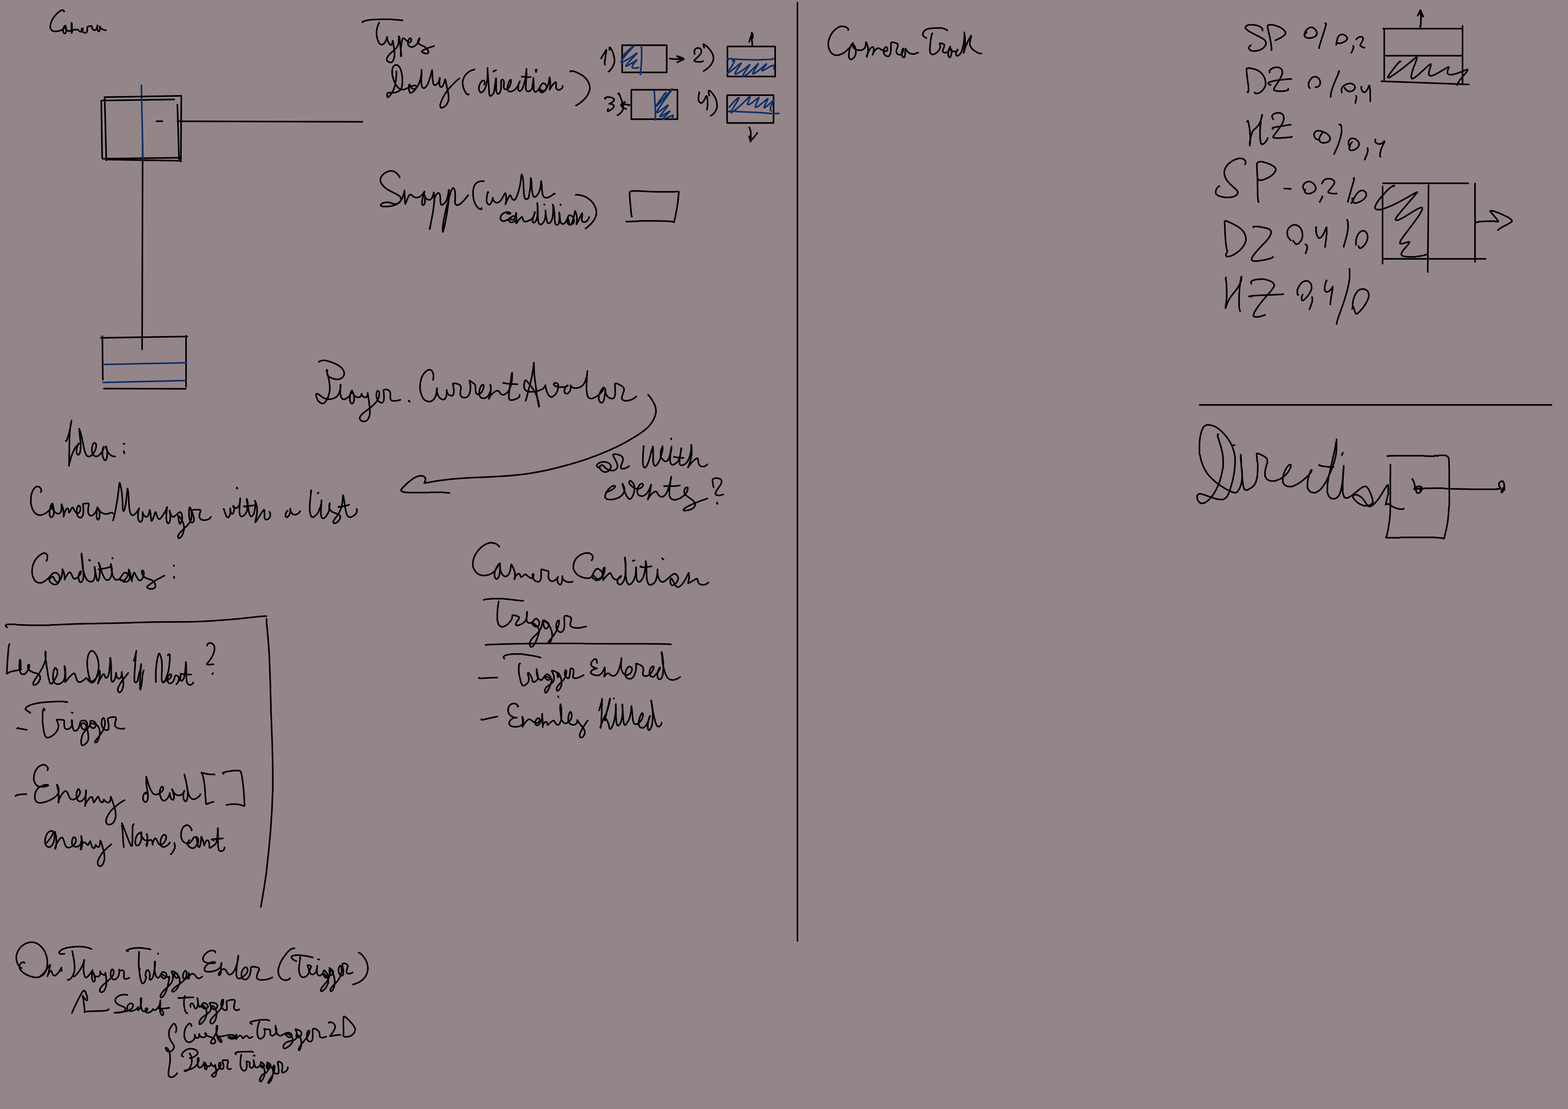
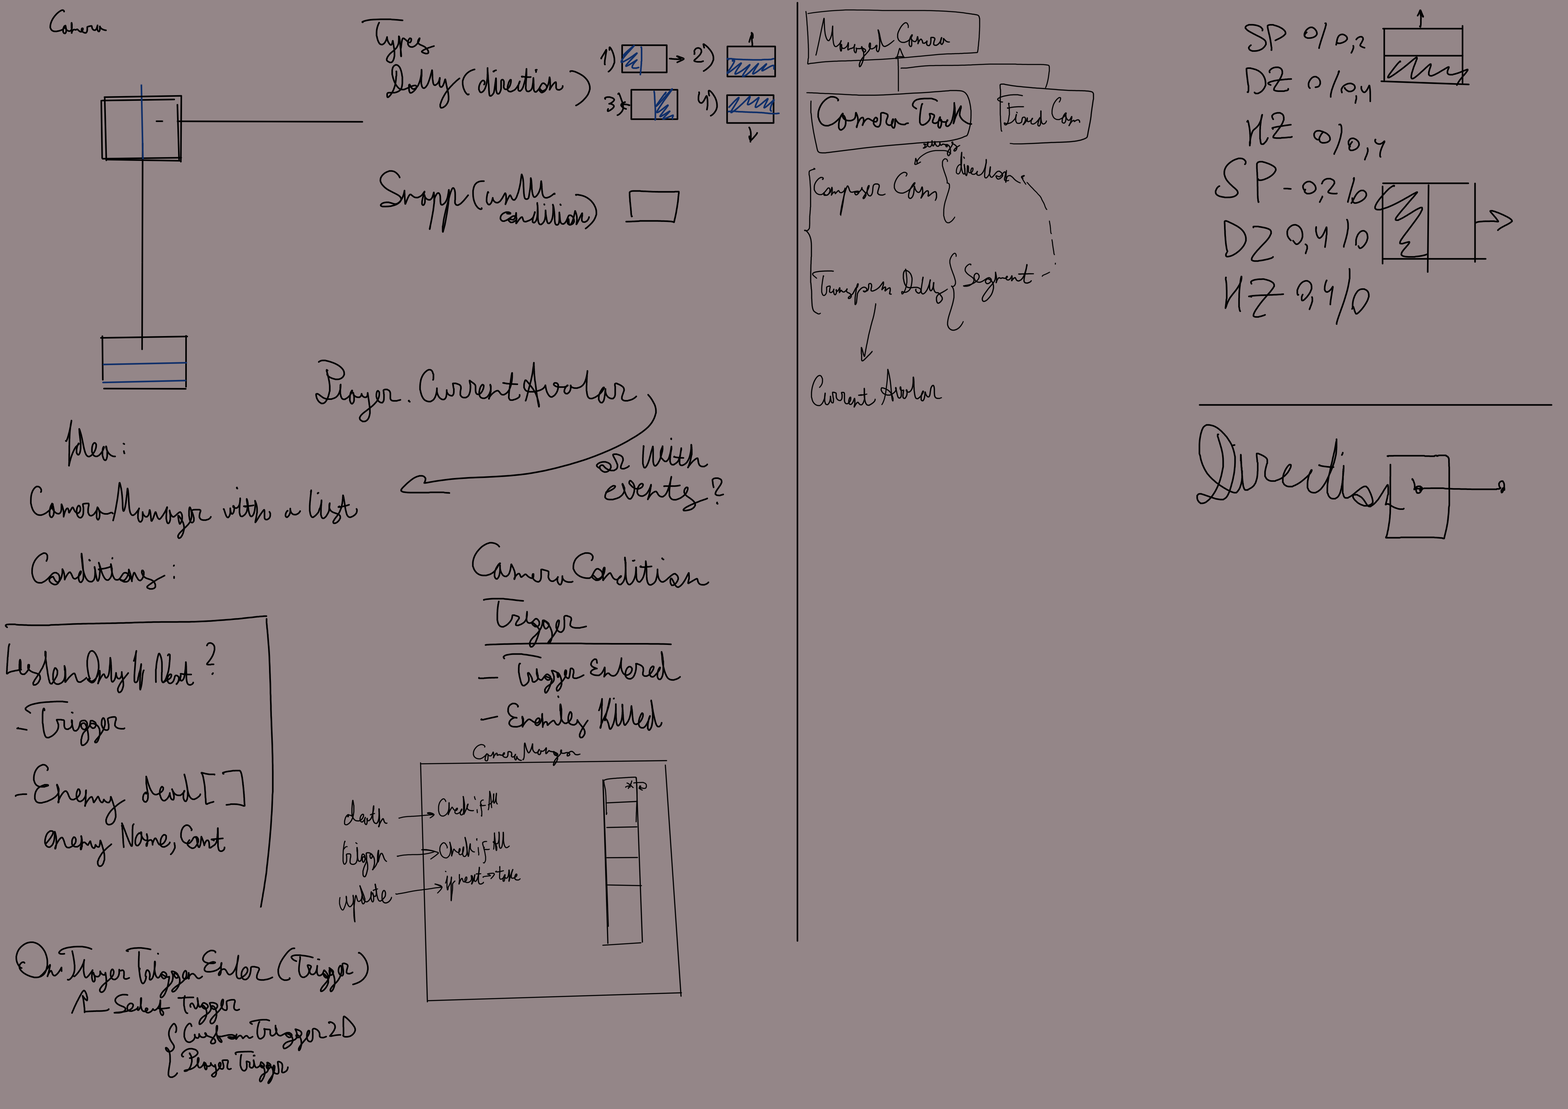
Layered file, before and after one edit (1568×1109). Changes by layer:
painted on "Copy of Paint Layer 1" over [338, 9, 1095, 1003]